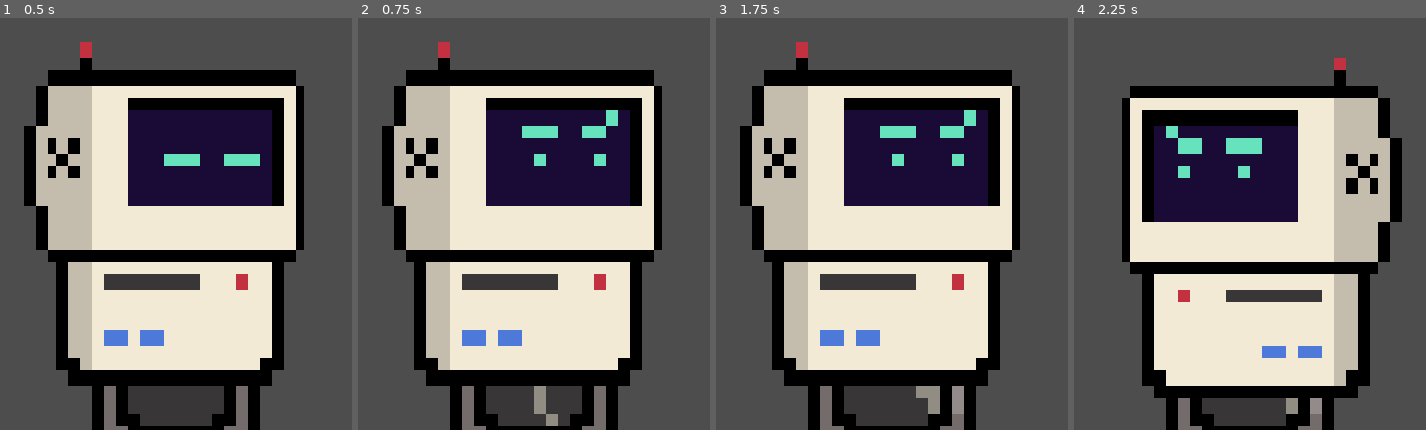
Above: before the commit, frames 1-4 (left to right).
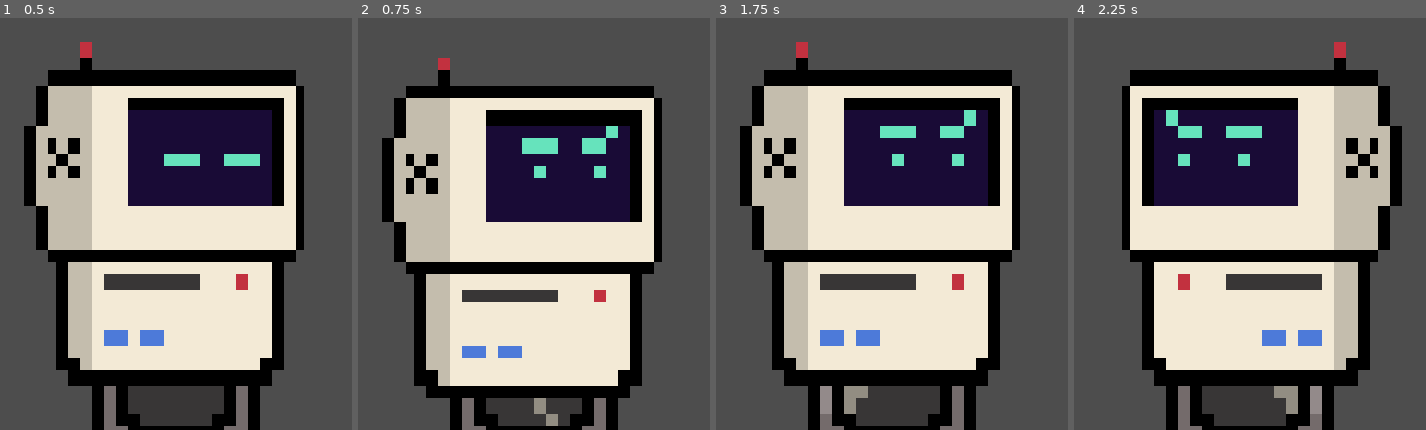
Above: after the commit, the same moments.

Repository: ZcvGuilherme/Opala-game
Game: Godot game, scene res://levels/fase_1.tscn
Same seed, same stepped clock (60 frames per second), same inputs: the game is played once before the commit and once after it.
Inputs:
- Up to frame 1 (0.5 s): no input
- Up to frame 2 (0.75 s): tap Enter (ui_accept) at 0.5 s; hold Right (ui_right) from 0.53 s (still down)
- Up to frame 3 (1.75 s): keep holding Right (ui_right); tap Enter (ui_accept) at 0.77, 1.52 s
- Up to frame 4 (2.25 s): release Right (ui_right) at 2.03 s; hold Left (ui_left) from 2.03 s (still down)

Frame 1 is identical in both runs. In frame 2, 24% of the frame differs, in the area x 6-87%, y 5-93%; in frame 3, 1.1%; in frame 4, 24%.

Commit message:
mudança na animacao running

Diff:
--- a/levels/fase_1.tscn
+++ b/levels/fase_1.tscn
@@ -68,7 +68,7 @@
 "duration": 1.0,
 "texture": ExtResource("13_eacpi")
 }],
-"loop": true,
+"loop": false,
 "name": &"running",
 "speed": 10.0
 }]
--- a/scripts/player.gd
+++ b/scripts/player.gd
@@ -1,7 +1,7 @@
 extends CharacterBody2D
 
 
-const SPEED = 300.0
+const SPEED = 250.0
 const JUMP_VELOCITY = -400.0
 
 func _physics_process(delta: float) -> void:
Binary file changed: assets/player/moving/Running/sprite_0.png
Not shown, changed: assets/player/moving/Running/sprite_0.png.import
Not shown, changed: assets/player/moving/Running/sprite_1.png.import
Binary file changed: assets/player/moving/Running/sprite_2.png
Not shown, changed: assets/player/moving/Running/sprite_2.png.import
Not shown, changed: assets/player/moving/Running/sprite_3.png.import
Not shown, changed: assets/player/moving/Running/sprite_4.png.import
Binary file changed: assets/player/moving/Running/sprite_5.png
Not shown, changed: assets/player/moving/Running/sprite_5.png.import
Not shown: 1 places in levels/fase_1.tscn that only renumber resources
